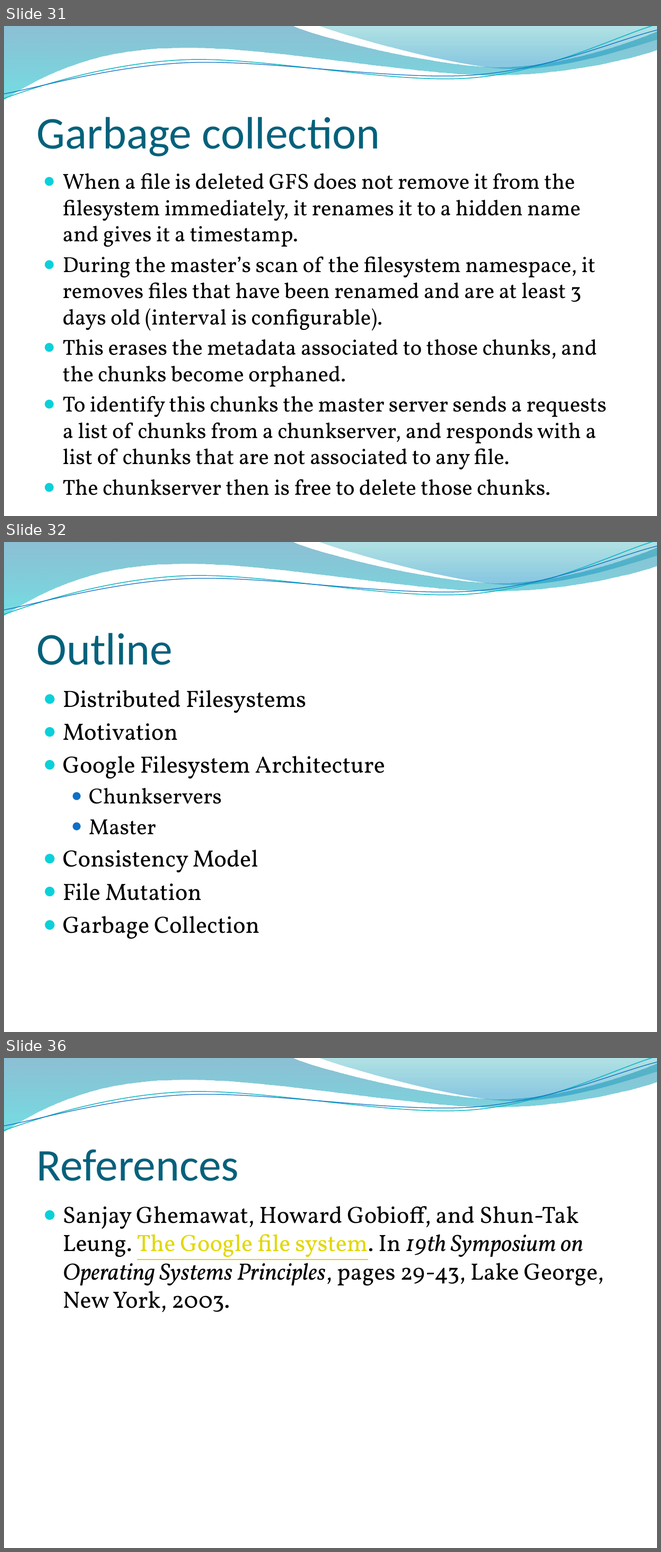
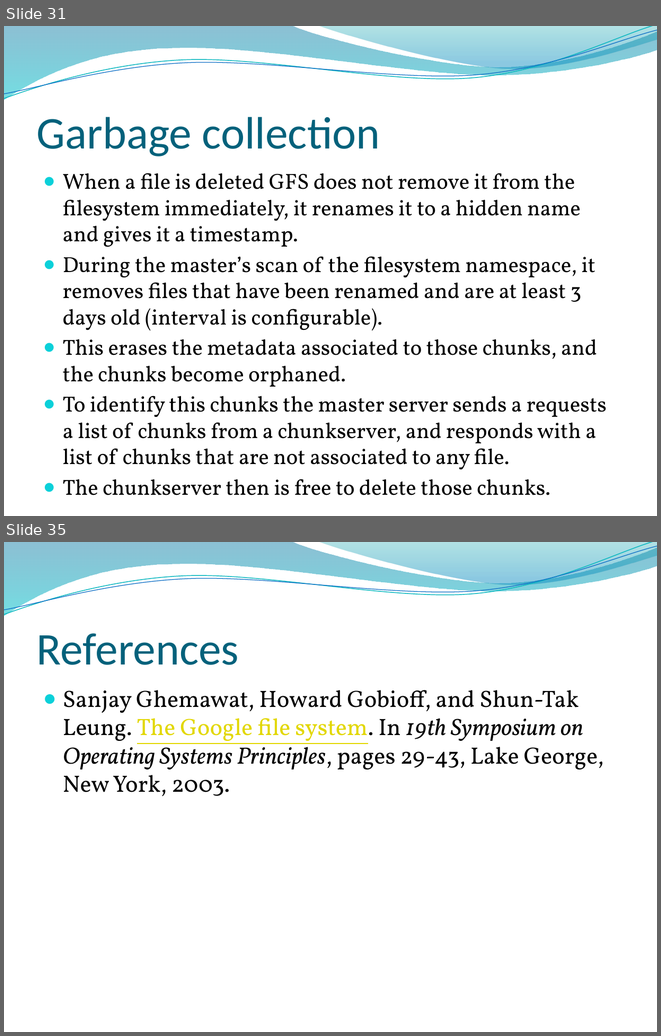
Before and after one commit to edvelezg/unb-os, a slide deck: google-fs/google-fs.pptx. Shown one above the other, each under a label of ours: slides 31, 32 and 36 before the commit, slides 31 and 35 after it; the slides between them are not shown. The pictures are 661x1552 and 661x1036 pixels, drawn with LibreOffice and Linux fonts; fonts in the diff are those of the drawing; background and template pictures are left out. Boxes give left, top, right and bottom in pixels: in the first picture for what was removed or moved away, otherwise in the second. Text is boxed around its words. In the diff, an @@ line names an element or a change of style, - is before the commit and + after.

```diff
--- a/google-fs/google-fs.pptx
+++ b/google-fs/google-fs.pptx
@@ slide 32 removed at [4, 542, 657, 1032], background picture (left out); not listed: 4 template elements that a slide beside it also shows @@
@@ title removed at [37, 633, 173, 665] @@
-Outline
@@ text removed at [63, 690, 385, 938] @@
-● Distributed Filesystems
-● Motivation
-● Google Filesystem Architecture
-  ● Chunkservers
-  ● Master
-● Consistency Model
-● File Mutation
-● Garbage Collection
@@ what was slide 36 is now slide 35 @@
```
Also in this commit, not shown: 1 slide changed.
